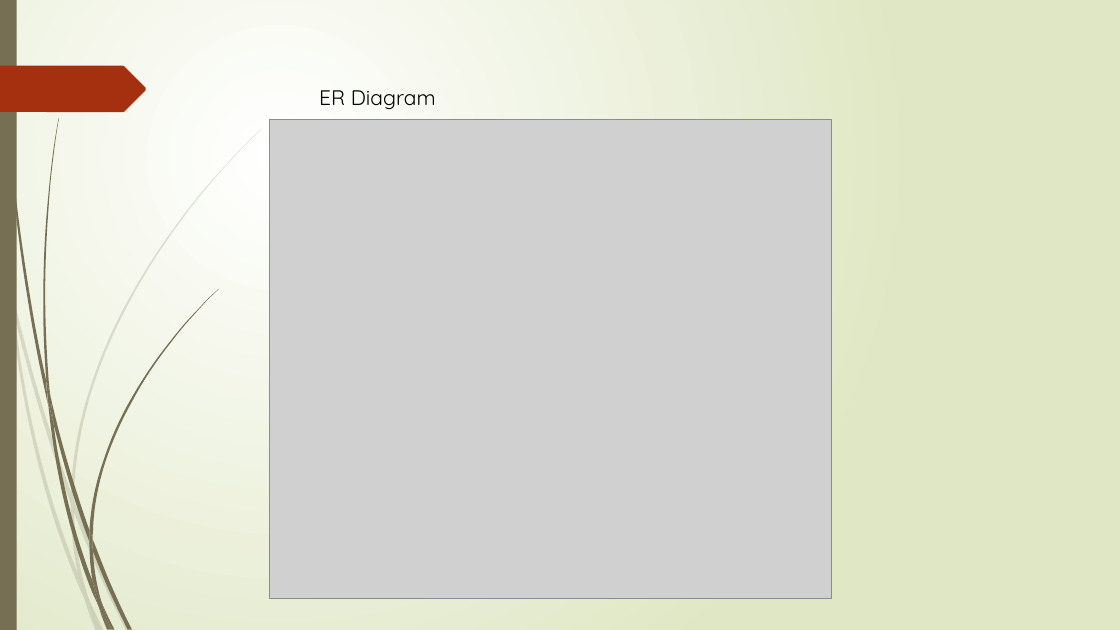
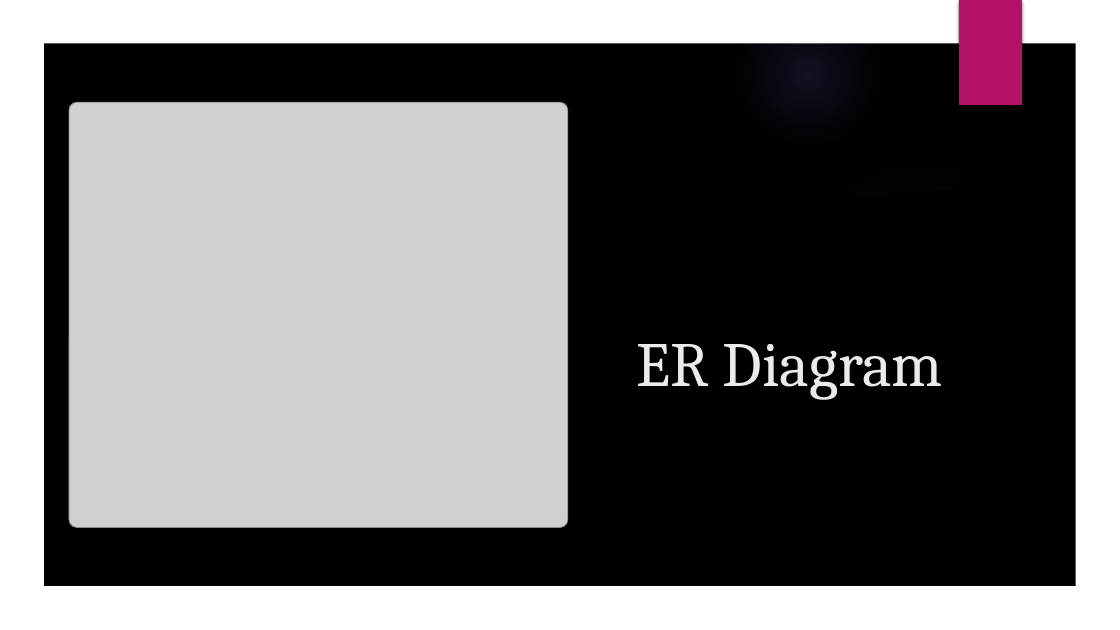
Before and after one commit to Yash-shadow/Online-Job-Portal, a slide deck: slide 7 of Presentation/Online Job Portal-sprint1.pptx. Drawn at 1120x630 pixels with LibreOffice and Linux fonts; fonts in the diff are those of the drawing; grey boxes stand for pictures; background and template pictures are left out. Boxes give left, top, right and bottom in pixels: in the first picture for what was removed or moved away, otherwise in the second. Text is boxed around its words. In the diff, an @@ line names an element or a change of style, - is before the commit and + after.

```diff
--- a/Presentation/Online Job Portal-sprint1.pptx
+++ b/Presentation/Online Job Portal-sprint1.pptx
@@ background gradient #FFFFFF to #DFE8C4 to picture (left out) @@
@@ rectangle removed at (0, 0, 17, 630) @@
@@ freeform shape added at (0, 0, 1120, 630), fill #000000 @@
@@ freeform shape added at (0, 0, 1120, 630), fill #FFFFFF @@
@@ rectangle added at (959, 0, 1022, 105), fill #B31166 @@
@@ freeform shape removed at (0, 66, 146, 112) @@
@@ picture: place and size @@
-picture at (270, 119, 832, 599)
+picture at (69, 103, 568, 528)
@@ text "ER Diagram": place and size @@
-text "ER Diagram" at (319, 90, 436, 109)
+text "ER Diagram" at (636, 344, 943, 400)
@@ text "ER Diagram" at (636, 344, 943, 400): size 18 to 54 pt, font Quicksand to Cambria, text colour #000000 to #EBEBEB; more space between paragraphs; vertical alignment top to bottom @@
@@ group added at (0, 1, 1085, 630): 5 ellipses, 2 freeform shapes @@
@@ group removed at (0, 129, 262, 630): 10 freeform shapes @@
@@ group removed at (3, 0, 218, 630): 12 freeform shapes @@
```
Also in this commit, not shown: 8 other slides changed, 2 other files.
